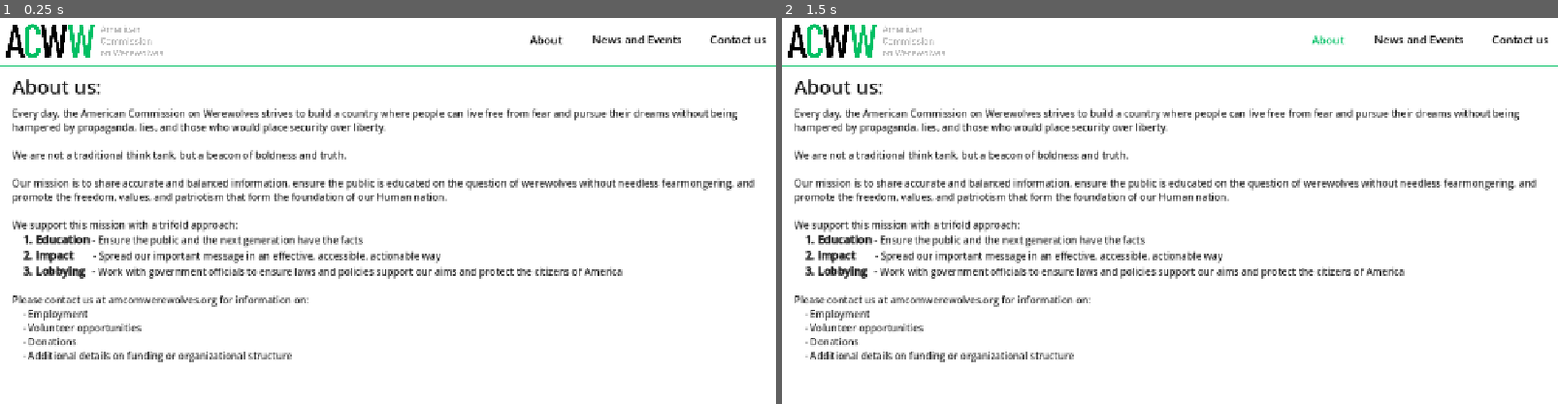
Above: before the commit, frames 1-2 (left to right).
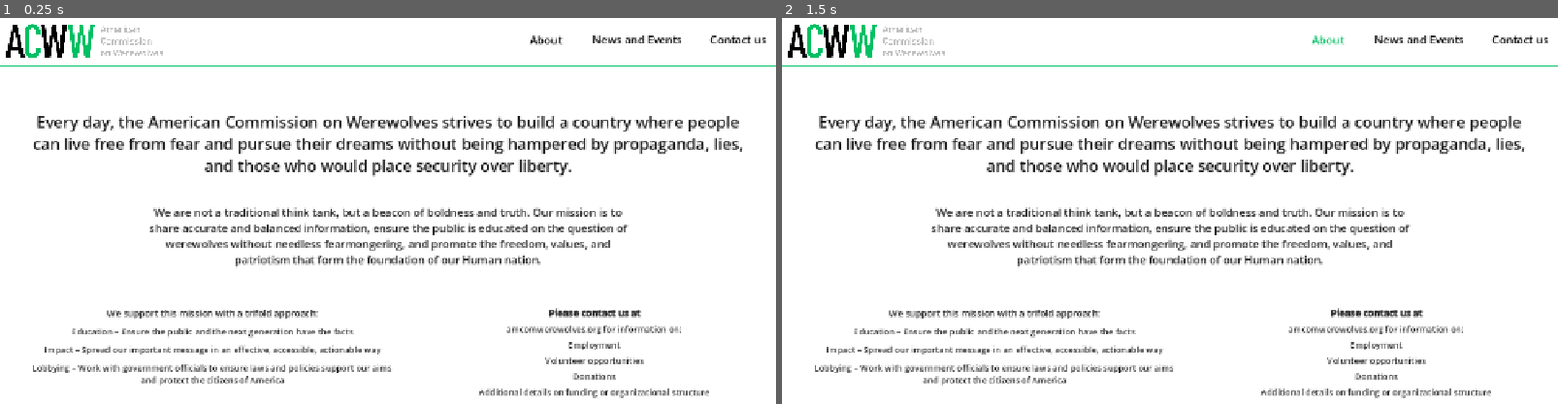
Above: after the commit, the same moments.

Repository: nickcyran/werewolf-on-campus
Game: Godot game, scene res://features/sites/acww/acww_about.tscn
The game is run twice, just before and just after one commit, with the same random seed, the same clock (stepped at 60 frames per second) and the same inputs. This scene is started directly instead of the project's main scene. Sound files missing from this copy of the repository are replaced by a short silence.
Inputs (mouse positions are in pixels of both pictures, inside the frame that each line leads up to):
- Up to frame 1 (0.25 s): no input
- Up to frame 2 (1.5 s): tap Enter at 0.5 s; move the mouse to (1340, 211) at 0.52 s; press the mouse at (1340, 211) at 0.53 s; release the mouse at (1340, 211) at 1.25 s; click "About" at 1.25 s

The runs differ from the first frame. In frame 1, 17% of the frame differs, in the area x 1-98%, y 15-99%; in frame 2, 17%.

Commit message:
updated acwww about

Diff:
--- a/features/sites/acww/acww_about.tscn
+++ b/features/sites/acww/acww_about.tscn
@@ -115,42 +115,160 @@
 
 [node name="BodySection2" type="MarginContainer" parent="ScrollContainer/Content" unique_id=490668537]
 layout_mode = 2
-theme_override_constants/margin_left = 20
-theme_override_constants/margin_top = 12
-theme_override_constants/margin_right = 20
+theme_override_constants/margin_left = 40
+theme_override_constants/margin_top = 75
+theme_override_constants/margin_right = 40
 theme_override_constants/margin_bottom = 12
 
 [node name="BodyVBox" type="VBoxContainer" parent="ScrollContainer/Content/BodySection2" unique_id=1725463724]
 layout_mode = 2
+theme_override_constants/separation = 20
+
+[node name="HeadingText" type="RichTextLabel" parent="ScrollContainer/Content/BodySection2/BodyVBox" unique_id=1044829371]
+layout_mode = 2
+size_flags_horizontal = 3
+theme_override_colors/default_color = Color(0.1, 0.1, 0.1, 1)
+theme_override_font_sizes/normal_font_size = 26
+theme_override_font_sizes/bold_font_size = 26
+bbcode_enabled = true
+text = "Every day, the American Commission on Werewolves strives to build a country where people can live free from fear and pursue their dreams without being hampered by propaganda, lies, and those who would place security over liberty."
+fit_content = true
+scroll_active = false
+horizontal_alignment = 1
+
+[node name="MissionMargin" type="MarginContainer" parent="ScrollContainer/Content/BodySection2/BodyVBox" unique_id=1873049221]
+layout_mode = 2
+theme_override_constants/margin_left = 200
+theme_override_constants/margin_right = 200
+
+[node name="MissionText" type="RichTextLabel" parent="ScrollContainer/Content/BodySection2/BodyVBox/MissionMargin" unique_id=938204751]
+layout_mode = 2
+size_flags_horizontal = 3
+theme_override_colors/default_color = Color(0.15, 0.15, 0.15, 1)
+theme_override_font_sizes/normal_font_size = 18
+bbcode_enabled = true
+text = "
+We are not a traditional think tank, but a beacon of boldness and truth. Our mission is to share accurate and balanced information, ensure the public is educated on the question of werewolves without needless fearmongering, and promote the freedom, values, and patriotism that form the foundation of our Human nation."
+fit_content = true
+scroll_active = false
+horizontal_alignment = 1
+
+[node name="ColumnsSpacer" type="Control" parent="ScrollContainer/Content/BodySection2/BodyVBox" unique_id=384710239]
+custom_minimum_size = Vector2(0, 24)
+layout_mode = 2
+
+[node name="ColumnsRow" type="HBoxContainer" parent="ScrollContainer/Content/BodySection2/BodyVBox" unique_id=573920184]
+layout_mode = 2
+theme_override_constants/separation = 60
+
+[node name="LeftColumn" type="VBoxContainer" parent="ScrollContainer/Content/BodySection2/BodyVBox/ColumnsRow" unique_id=209473821]
+layout_mode = 2
+size_flags_horizontal = 3
+size_flags_stretch_ratio = 1.2
 theme_override_constants/separation = 10
 
-[node name="Title" type="Label" parent="ScrollContainer/Content/BodySection2/BodyVBox" unique_id=2099461259]
-layout_mode = 2
-theme_override_colors/font_color = Color(0.1, 0.1, 0.1, 1)
-theme_override_font_sizes/font_size = 32
-text = "About us:"
-
-[node name="BodyText" type="RichTextLabel" parent="ScrollContainer/Content/BodySection2/BodyVBox" unique_id=752298120]
-custom_minimum_size = Vector2(0, 520)
-layout_mode = 2
-theme_override_colors/default_color = Color(0.15, 0.15, 0.15, 1)
-theme_override_font_sizes/normal_font_size = 16
-theme_override_font_sizes/bold_font_size = 18
-bbcode_enabled = true
-text = "Every day, the American Commission on Werewolves strives to build a country where people can live free from fear and pursue their dreams without being hampered by propaganda, lies, and those who would place security over liberty.
-
-We are not a traditional think tank, but a beacon of boldness and truth.
-
-Our mission is to share accurate and balanced information, ensure the public is educated on the question of werewolves without needless fearmongering, and promote the freedom, values, and patriotism that form the foundation of our Human nation.
-
-We support this mission with a trifold approach:
-	[b]1. Education[/b] - Ensure the public and the next generation have the facts
-	[b]2. Impact[/b]        - Spread our important message in an effective, accessible, actionable way
-	[b]3. Lobbying[/b]   - Work with government officials to ensure laws and policies support our aims and protect the citizens of America
-
-Please contact us at amcomwerewolves.org for information on:
-	- Employment
-	- Volunteer opportunities
-	- Donations
-	- Additional details on funding or organizational structure"
-scroll_active = false
+[node name="LeftHeader" type="RichTextLabel" parent="ScrollContainer/Content/BodySection2/BodyVBox/ColumnsRow/LeftColumn" unique_id=847213904]
+layout_mode = 2
+size_flags_horizontal = 3
+theme_override_colors/default_color = Color(0.15, 0.15, 0.15, 1)
+theme_override_font_sizes/normal_font_size = 15
+bbcode_enabled = true
+text = "[center]We support this mission with a trifold approach:[/center]"
+fit_content = true
+scroll_active = false
+
+[node name="LeftItem1" type="RichTextLabel" parent="ScrollContainer/Content/BodySection2/BodyVBox/ColumnsRow/LeftColumn" unique_id=302981745]
+layout_mode = 2
+size_flags_horizontal = 3
+theme_override_colors/default_color = Color(0.15, 0.15, 0.15, 1)
+theme_override_font_sizes/normal_font_size = 14
+bbcode_enabled = true
+text = "[center]Education – Ensure the public and the next generation have the facts[/center]"
+fit_content = true
+scroll_active = false
+
+[node name="LeftItem2" type="RichTextLabel" parent="ScrollContainer/Content/BodySection2/BodyVBox/ColumnsRow/LeftColumn" unique_id=619284037]
+layout_mode = 2
+size_flags_horizontal = 3
+theme_override_colors/default_color = Color(0.15, 0.15, 0.15, 1)
+theme_override_font_sizes/normal_font_size = 14
+bbcode_enabled = true
+text = "[center]Impact – Spread our important message in an effective, accessible, actionable way[/center]"
+fit_content = true
+scroll_active = false
+
+[node name="LeftItem3" type="RichTextLabel" parent="ScrollContainer/Content/BodySection2/BodyVBox/ColumnsRow/LeftColumn" unique_id=475039182]
+layout_mode = 2
+size_flags_horizontal = 3
+theme_override_colors/default_color = Color(0.15, 0.15, 0.15, 1)
+theme_override_font_sizes/normal_font_size = 14
+bbcode_enabled = true
+text = "[center]Lobbying – Work with government officials to ensure laws and policies support our aims and protect the citizens of America[/center]"
+fit_content = true
+scroll_active = false
+
+[node name="RightColumn" type="VBoxContainer" parent="ScrollContainer/Content/BodySection2/BodyVBox/ColumnsRow" unique_id=750192834]
+layout_mode = 2
+size_flags_horizontal = 3
+theme_override_constants/separation = 6
+
+[node name="RightHeader" type="RichTextLabel" parent="ScrollContainer/Content/BodySection2/BodyVBox/ColumnsRow/RightColumn" unique_id=128473059]
+layout_mode = 2
+size_flags_horizontal = 3
+theme_override_colors/default_color = Color(0.15, 0.15, 0.15, 1)
+theme_override_font_sizes/normal_font_size = 15
+theme_override_font_sizes/bold_font_size = 15
+bbcode_enabled = true
+text = "[center][b]Please contact us at[/b][/center]"
+fit_content = true
+scroll_active = false
+
+[node name="RightSub" type="RichTextLabel" parent="ScrollContainer/Content/BodySection2/BodyVBox/ColumnsRow/RightColumn" unique_id=693481027]
+layout_mode = 2
+size_flags_horizontal = 3
+theme_override_colors/default_color = Color(0.15, 0.15, 0.15, 1)
+theme_override_font_sizes/normal_font_size = 14
+bbcode_enabled = true
+text = "[center]amcomwerewolves.org for information on:[/center]"
+fit_content = true
+scroll_active = false
+
+[node name="RightItem1" type="RichTextLabel" parent="ScrollContainer/Content/BodySection2/BodyVBox/ColumnsRow/RightColumn" unique_id=384927150]
+layout_mode = 2
+size_flags_horizontal = 3
+theme_override_colors/default_color = Color(0.15, 0.15, 0.15, 1)
+theme_override_font_sizes/normal_font_size = 14
+bbcode_enabled = true
+text = "[center]Employment[/center]"
+fit_content = true
+scroll_active = false
+
+[node name="RightItem2" type="RichTextLabel" parent="ScrollContainer/Content/BodySection2/BodyVBox/ColumnsRow/RightColumn" unique_id=847391025]
+layout_mode = 2
+size_flags_horizontal = 3
+theme_override_colors/default_color = Color(0.15, 0.15, 0.15, 1)
+theme_override_font_sizes/normal_font_size = 14
+bbcode_enabled = true
+text = "[center]Volunteer opportunities[/center]"
+fit_content = true
+scroll_active = false
+
+[node name="RightItem3" type="RichTextLabel" parent="ScrollContainer/Content/BodySection2/BodyVBox/ColumnsRow/RightColumn" unique_id=192837465]
+layout_mode = 2
+size_flags_horizontal = 3
+theme_override_colors/default_color = Color(0.15, 0.15, 0.15, 1)
+theme_override_font_sizes/normal_font_size = 14
+bbcode_enabled = true
+text = "[center]Donations[/center]"
+fit_content = true
+scroll_active = false
+
+[node name="RightItem4" type="RichTextLabel" parent="ScrollContainer/Content/BodySection2/BodyVBox/ColumnsRow/RightColumn" unique_id=584930127]
+layout_mode = 2
+size_flags_horizontal = 3
+theme_override_colors/default_color = Color(0.15, 0.15, 0.15, 1)
+theme_override_font_sizes/normal_font_size = 14
+bbcode_enabled = true
+text = "[center]Additional details on funding or organizational structure[/center]"
+fit_content = true
+scroll_active = false
